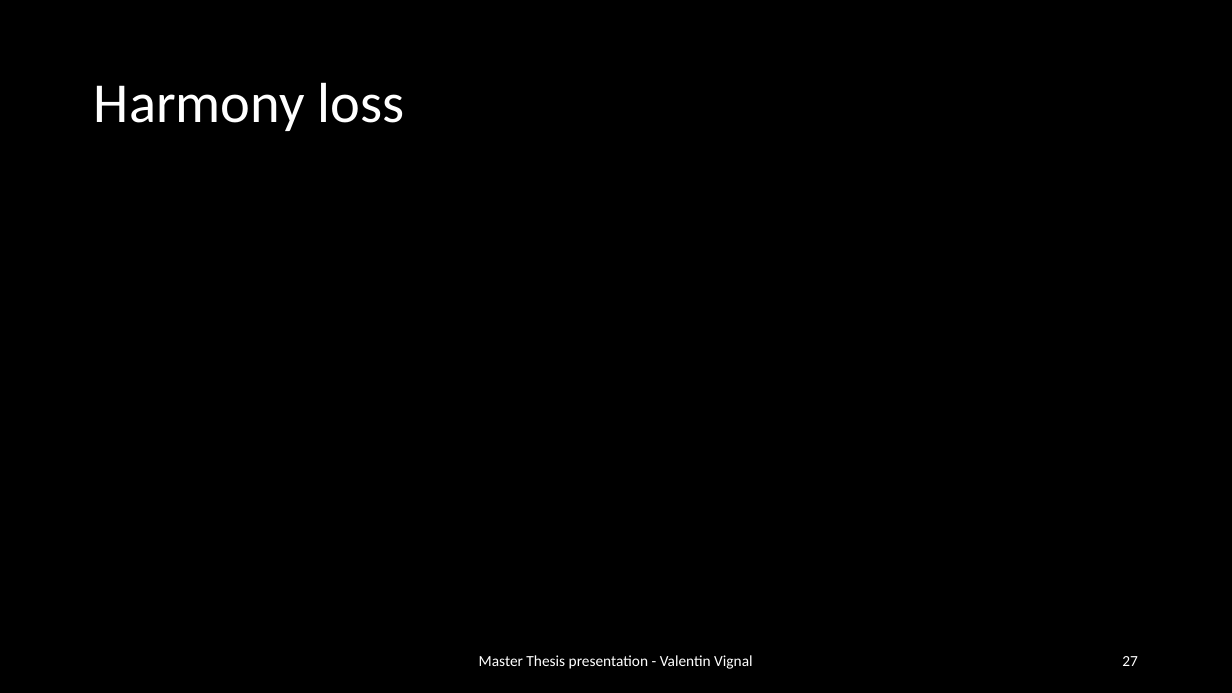
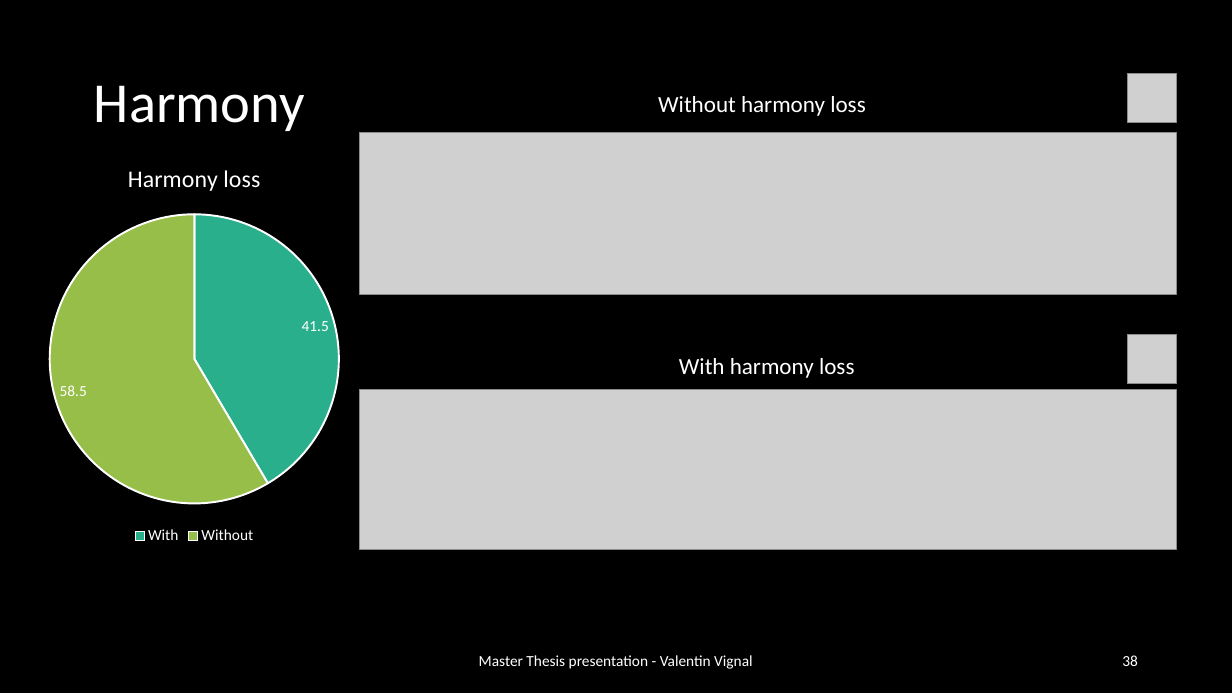
Before and after one commit to ValentinVignal/Dissertation-Report, a slide deck: slide 38 of Presentation/Presentation.pptx (slide 27 before the commit). Drawn at 1232x693 pixels with LibreOffice and Linux fonts; fonts in the diff are those of the drawing; grey boxes stand for pictures. Boxes give left, top, right and bottom in pixels: in the first picture for what was removed or moved away, otherwise in the second. Text is boxed around its words. In the diff, an @@ line names an element or a change of style, - is before the commit and + after.

```diff
--- a/Presentation/Presentation.pptx
+++ b/Presentation/Presentation.pptx
@@ title at [94,85,305,131]: text changed @@
-Harmony loss
+Harmony
@@ picture added at [1128,73,1177,122] @@
@@ text added at [658,96,866,116], 18 pt, text #FFFFFF @@
+Without harmony loss
@@ pie chart added at [0,144,389,548] @@
+title "Harmony loss"
+categories: With, Without
+Harmony loss: 41.5, 58.5
@@ picture added at [360,133,1177,295] @@
@@ text added at [679,358,855,378], 18 pt, text #FFFFFF @@
+With harmony loss
@@ picture added at [1128,335,1177,384] @@
@@ picture added at [360,390,1177,549] @@
@@ page number at [1122,655,1138,666]: text changed @@
-27
+38
```
Also in this commit, not shown: 12 other slides changed, 19 slides added, 45 other files.
